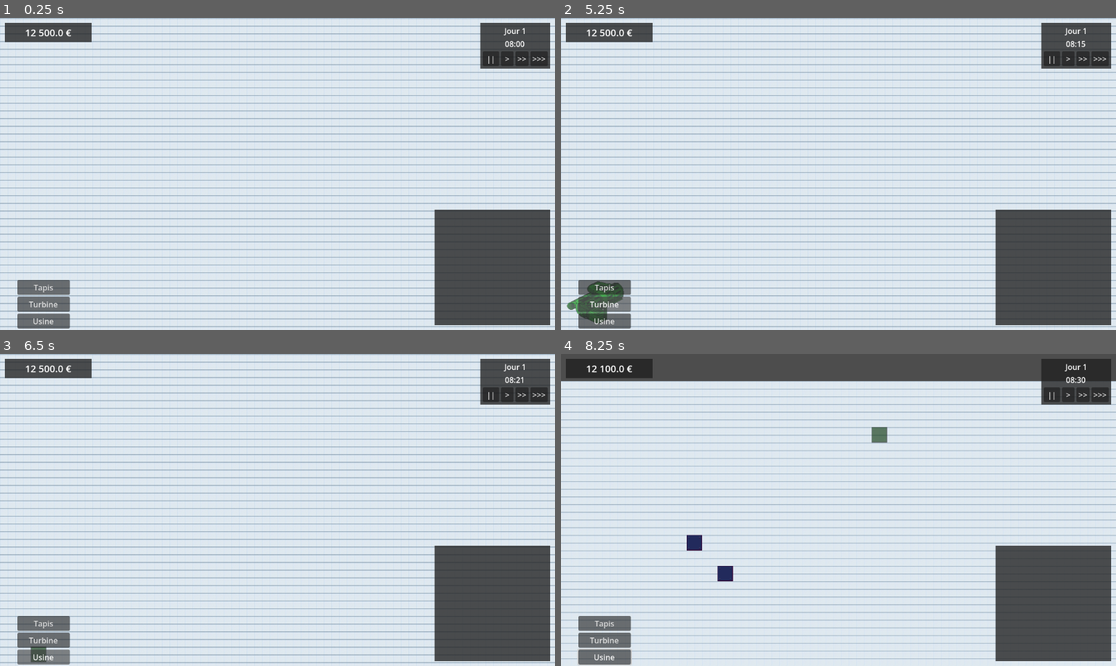
Above: before the commit, frames 1-4 (two rows, left to right).
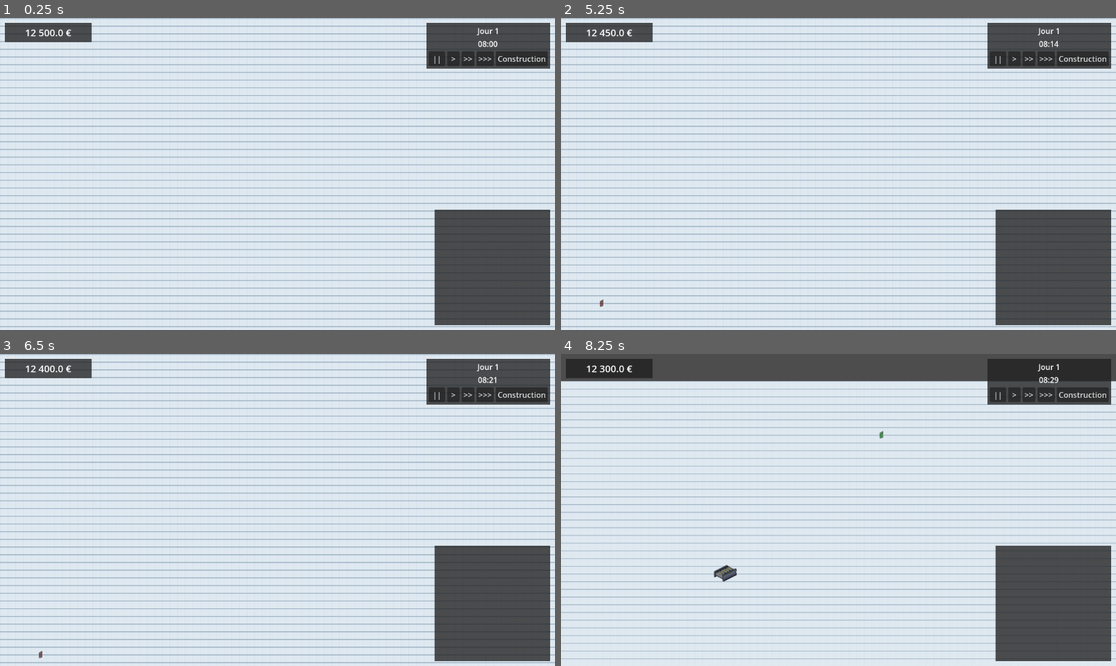
Above: after the commit, the same moments.

Repository: AApoLLoo/Projet
Game: Godot game, scene res://scene/level.tscn
Two runs of this game, one before a commit and one after it. Both use one fixed random seed, a clock stepped at 60 frames per second and the inputs below.
Inputs (mouse positions are in pixels of both pictures, inside the frame that each line leads up to):
- Up to frame 1 (0.25 s): no input
- Up to frame 2 (5.25 s): click (1082, 58) at 0.5 s, where only the run after the commit has a clickable "Construction"; click "||" at 1.25 s; click ">" at 2 s; click ">>" at 2.75 s; click ">>>" at 3.5 s; click "Tapis" at 4.25 s; click (605, 305) at 5 s, where only the run before the commit has a clickable "Turbine"
- Up to frame 3 (6.5 s): click (44, 656) at 5.75 s, where only the run before the commit has a clickable "Usine"
- Up to frame 4 (8.25 s): tap Enter at 6.5 s; move the mouse to (960, 494) at 6.52 s; hold D 6.53-7.25 s; tap Down (camera_down) at 6.6 s; click (960, 494) at 6.67 s; drag from (727, 525) to (810, 572) at 7.27 s; tap Space at 8 s; move the mouse to (894, 441) at 8.02 s; hold D from 8.03 s (still down); tap Right (camera_right) at 8.1 s

The runs differ from the first frame. In frame 1, 3.1% of the frame differs, in the area x 3-99%, y 1-100%; in frame 2, 3.2%; in frame 3, 3.1%; in frame 4, 3.6%.

Commit message:
Add build menu toggle and preview improvements
Introduce a Construction toggle button in HUD scene and hide the build menu by default. Hook up BtnToggleBuildMenu in HUD.gd to show/hide the BuildMenuContainer and auto-close the menu after selecting a building. Extend BuildingManager.start_building to accept frames_count and ensure preview_sprite is centered, reset scale/modulate when starting, and make placement more robust by parenting the instance before positioning, adjusting z_index, and centering child sprites/animated sprites to avoid pivot/region issues.

Diff:
--- a/scene/hud.tscn
+++ b/scene/hud.tscn
@@ -66,6 +66,11 @@
 unique_name_in_owner = true
 layout_mode = 2
 text = ">>>"
+
+[node name="BtnToggleBuildMenu" type="Button" parent="MarginContainer/MarginContainer/VBoxContainer/HBoxContainer" unique_id=1987654321]
+unique_name_in_owner = true
+layout_mode = 2
+text = "Construction"
 
 [node name="MinimapContainer" type="MarginContainer" parent="." unique_id=987692439]
 anchors_preset = 3
@@ -144,6 +149,7 @@
 offset_right = 145.0
 offset_bottom = -3.0
 grow_vertical = 0
+visible = false
 
 [node name="BtnBuildBelt" type="Button" parent="BuildMenuContainer" unique_id=559379114]
 unique_name_in_owner = true
--- a/script/BuildingManager.gd
+++ b/script/BuildingManager.gd
@@ -15,6 +15,9 @@
 	preview_sprite.z_index = 10 # Assure que le fantôme reste visible par-dessus le sol
 	add_child(preview_sprite)
 
+	# S'assurer que le preview est centré par rapport à sa position
+	preview_sprite.centered = true
+
 # --- MODIFICATION ICI : Ajout de frames_count ---
 func start_building(scene: PackedScene, cost: float, texture: Texture2D, frames_count: int = 1) -> void:
 	factory_scene = scene
@@ -28,6 +31,10 @@
 
 	preview_sprite.visible = true
 	is_building = true
+
+	# Reset scale / modulate au cas où
+	preview_sprite.scale = Vector2.ONE
+	preview_sprite.modulate = Color(1,1,1,0.6)
 
 func stop_building() -> void:
 	is_building = false
@@ -84,12 +91,23 @@
 
 		# Création de l'usine
 		var factory_instance: Node2D = factory_scene.instantiate()
-		factory_instance.global_position = preview_sprite.global_position
-
+		# Ajoute en tant qu'enfant du nœud de bâtiments (si défini) avant de positionner
 		if buildings_node:
 			buildings_node.add_child(factory_instance)
 		else:
 			add_child(factory_instance)
+		# Positionner l'instance au centre de la case en coordonnées globales
+		factory_instance.global_position = preview_sprite.global_position
+		# Assurer une visibilité complète et ordre d'affichage
+		if factory_instance.has_method("set_z_index"):
+			factory_instance.z_index = preview_sprite.z_index - 1
+		# Forcer les sprites enfants à être centrés (évite les découpes causées par un pivot en haut-gauche)
+		for child in factory_instance.get_children():
+			if child is Sprite2D:
+				child.centered = true
+				child.region_enabled = false
+			elif child is AnimatedSprite2D:
+				child.centered = true
 
 		# Optionnel : décommentez la ligne suivante pour quitter le mode construction après un seul placement
 		# stop_building()
--- a/script/HUD.gd
+++ b/script/HUD.gd
@@ -10,14 +10,13 @@
 @onready var btn_x4: Button = %BtnX4
 
 # --- NOUVEAUX BOUTONS DE CONSTRUCTION ---
-@onready var btn_toggle_build_menu: Button = %BtnBuildFactory # Le bouton "Construction" principal
+@onready var btn_toggle_build_menu: Button = %BtnToggleBuildMenu # Le bouton "Construction" principal
 @onready var build_menu_container: VBoxContainer = %BuildMenuContainer # Le conteneur (menu déroulant)
 
 @onready var btn_build_factory: Button = %BtnBuildFactory
 @onready var btn_build_belt: Button = %BtnBuildBelt
 @onready var btn_build_turbine: Button = %BtnBuildTurbine
 
-# --- DICTIONNAIRE MIS À JOUR ---
 # --- DICTIONNAIRE MIS À JOUR ---
 var buildings_data = {
 	"factory": {
@@ -66,7 +65,9 @@
 
 	# --- GESTION DU MENU DE CONSTRUCTION ---
 	# 1. Cliquer sur "Construction" affiche ou masque le conteneur
-
+	btn_toggle_build_menu.pressed.connect(func():
+		build_menu_container.visible = not build_menu_container.visible
+	)
 
 	# 2. Les sous-boutons lancent la construction
 	btn_build_factory.pressed.connect(func():
@@ -88,7 +89,10 @@
 	var building_manager = get_tree().current_scene.find_child("BuildingManager", true, false)
 	if building_manager:
 		var data = buildings_data[building_type]
-		building_manager.start_building(data["scene"], data["cost"], data["texture"])
+		building_manager.start_building(data["scene"], data["cost"], data["texture"], data.get("frames", 1))
+		# Fermer le menu de construction après la sélection
+		if build_menu_container:
+			build_menu_container.visible = false
 
 func _process(_delta: float) -> void:
 	# Synchroniser la caméra de la minimap avec la caméra principale
